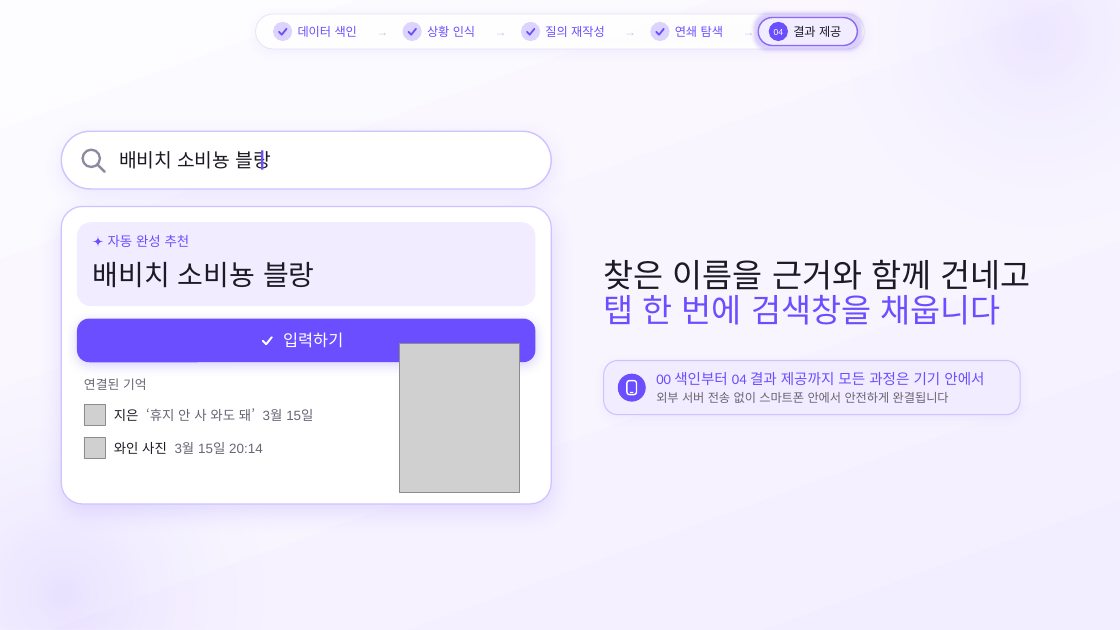
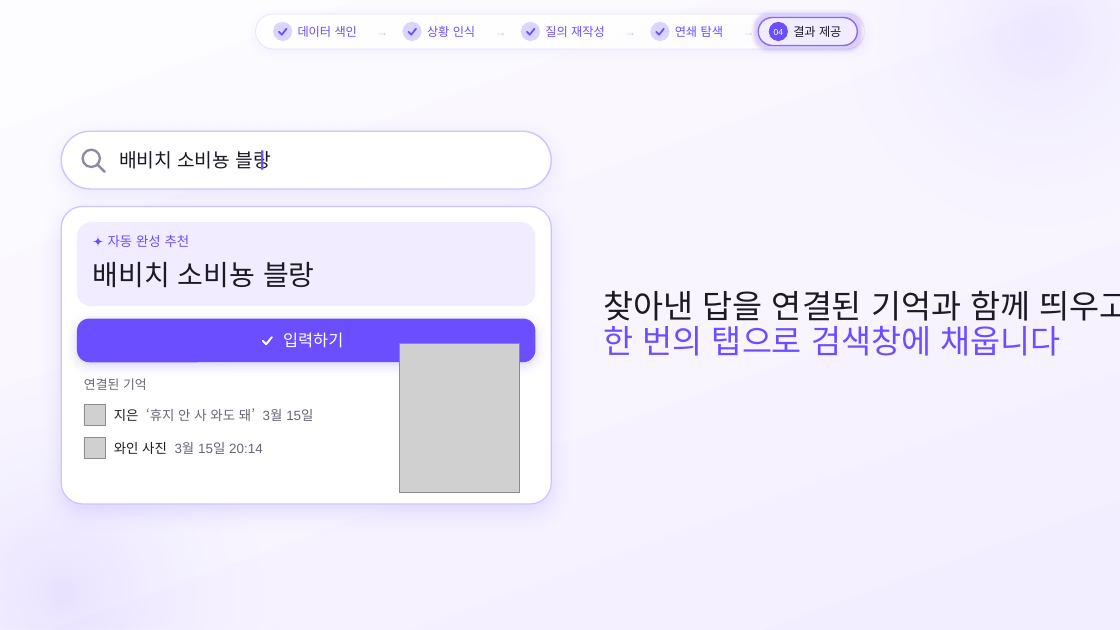
Before and after one commit to SB-Jo/t3, a slide deck: slide 17 of weave/결선준비/09_HowItWorks/HowItWorks_Argon.pptx (slide 15 before the commit). Drawn at 1120x630 pixels with LibreOffice and Linux fonts; fonts in the diff are those of the drawing; grey boxes stand for pictures. Boxes give left, top, right and bottom in pixels: in the first picture for what was removed or moved away, otherwise in the second. Text is boxed around its words. In the diff, an @@ line names an element or a change of style, - is before the commit and + after.

```diff
--- a/weave/결선준비/09_HowItWorks/HowItWorks_Argon.pptx
+++ b/weave/결선준비/09_HowItWorks/HowItWorks_Argon.pptx
@@ text at (x1=604, y1=290, x2=1120, y2=356): text changed @@
-찾은 이름을 근거와 함께 건네고
-탭 한 번에 검색창을 채웁니다
+찾아낸 답을 연결된 기억과 함께 띄우고
+한 번의 탭으로 검색창에 채웁니다
@@ group removed at (x1=604, y1=360, x2=1021, y2=415): 2 rounded rectangles, 2 texts, 1 ellipse, 1 rectangle @@
-00 색인부터 04 결과 제공까지 모든 과정은 기기 안에서
-외부 서버 전송 없이 스마트폰 안에서 안전하게 완결됩니다
```
Also in this commit, not shown: 8 other slides changed, 2 slides added, 25 other files.
